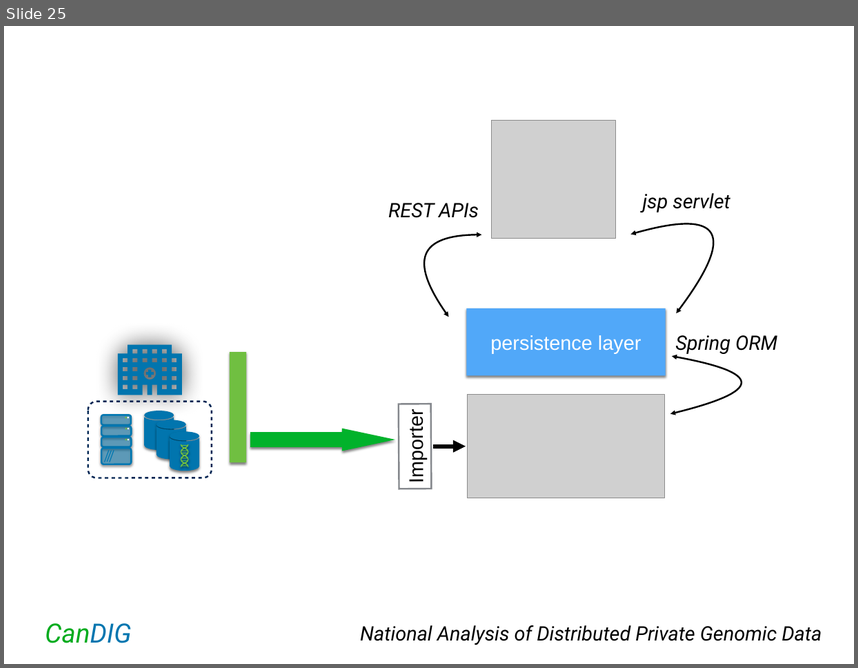
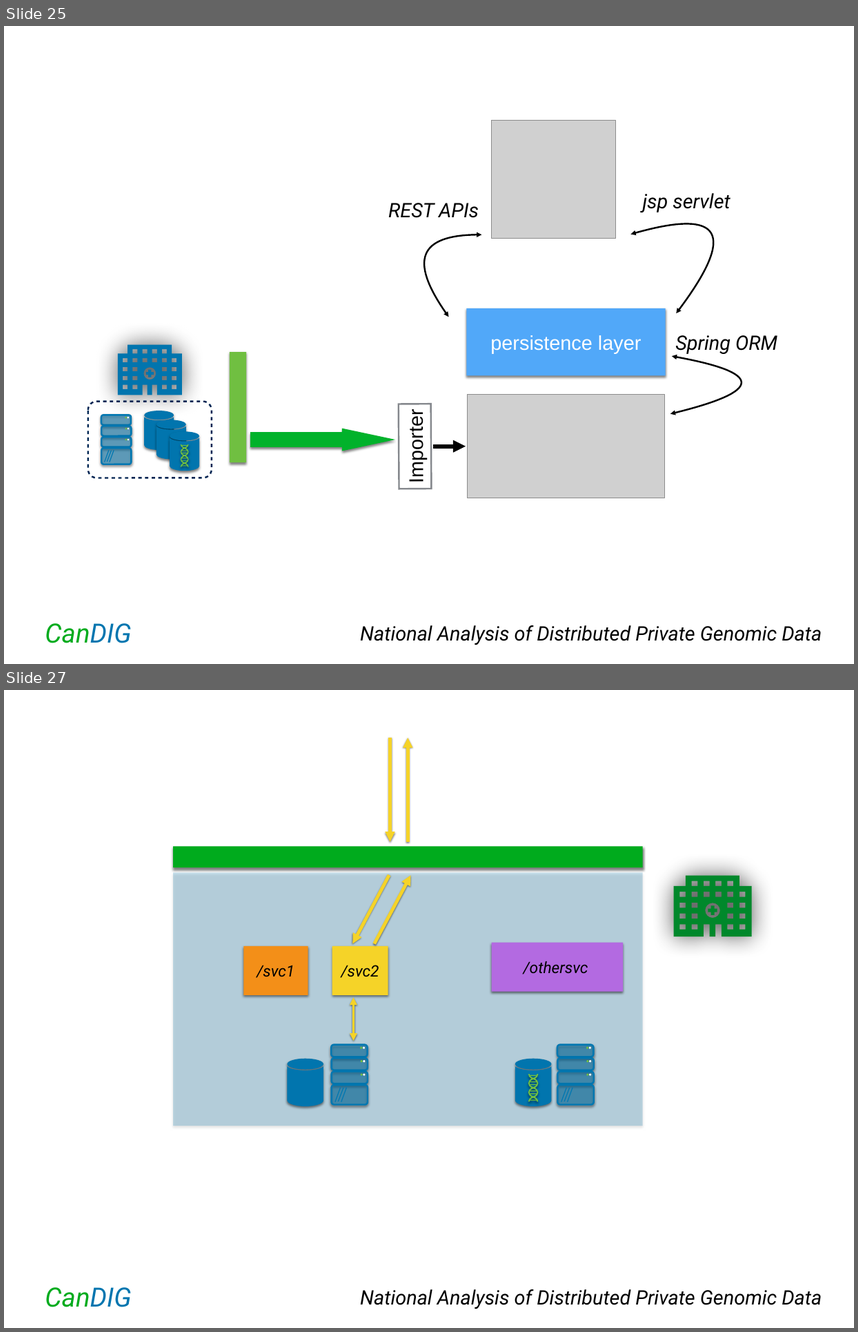
Before and after one commit to CanDIG/OARCC-May-2018, a slide deck: keynote/Diagrams.pptx. Shown one above the other, each under a label of ours: slide 25 before the commit, slides 25 and 27 after it; the slides between them are not shown. The pictures are 858x668 and 858x1332 pixels, drawn with LibreOffice and Linux fonts; fonts in the diff are those of the drawing; grey boxes stand for pictures; background and template pictures are left out. Boxes give left, top, right and bottom in pixels: in the first picture for what was removed or moved away, otherwise in the second. Text is boxed around its words. In the diff, an @@ line names an element or a change of style, - is before the commit and + after.

```diff
--- a/keynote/Diagrams.pptx
+++ b/keynote/Diagrams.pptx
@@ slide 27 added at [4, 690, 854, 1328], background #FFFFFF; not listed: 2 template elements that a slide beside it also shows @@
@@ arrow added from (390, 738) to (390, 841), #F5D328 4 pt @@
@@ arrow added from (408, 841) to (408, 738), #F5D328 4 pt @@
@@ rectangle added at [173, 846, 643, 867], fill #00AB1D @@
@@ rectangle added at [173, 872, 643, 1126], fill #0077B1 at 21% opacity @@
@@ arrow added from (389, 876) to (352, 943), #F5D328 4 pt @@
@@ arrow added from (375, 943) to (411, 876), #F5D328 4 pt @@
@@ freeform shape added at [673, 876, 752, 936], fill #00882B @@
@@ rectangle added at [243, 946, 308, 995], fill #F38F18 @@
@@ rectangle added at [332, 946, 388, 995], fill #F5D328 @@
@@ rectangle added at [492, 943, 624, 992], fill #B36AE1 @@
@@ text added at [257, 965, 294, 978], 19 pt, text #000000, italic @@
+/svc1
@@ text added at [341, 965, 379, 977], 19 pt, text #000000, italic @@
+/svc2
@@ text added at [524, 961, 588, 974], 19 pt, text #000000, italic @@
+/othersvc
@@ double arrow added from (354, 1041) to (354, 997), #F5D328 3 pt @@
@@ freeform shape added at [288, 1058, 324, 1106], fill #0175AE @@
@@ freeform shape added at [515, 1058, 552, 1106], fill #0175AE @@
@@ freeform shape added at [528, 1074, 539, 1101], fill #70BF41 @@
@@ group added at [331, 1045, 368, 1104]: 6 ellipses, 4 rounded rectangles, 3 lines @@
@@ group added at [557, 1045, 594, 1104]: 6 ellipses, 4 rounded rectangles, 3 lines @@
```
Also in this commit, not shown: 6 slides changed, 3 other slides added, 1 slide removed, 6 other files.
